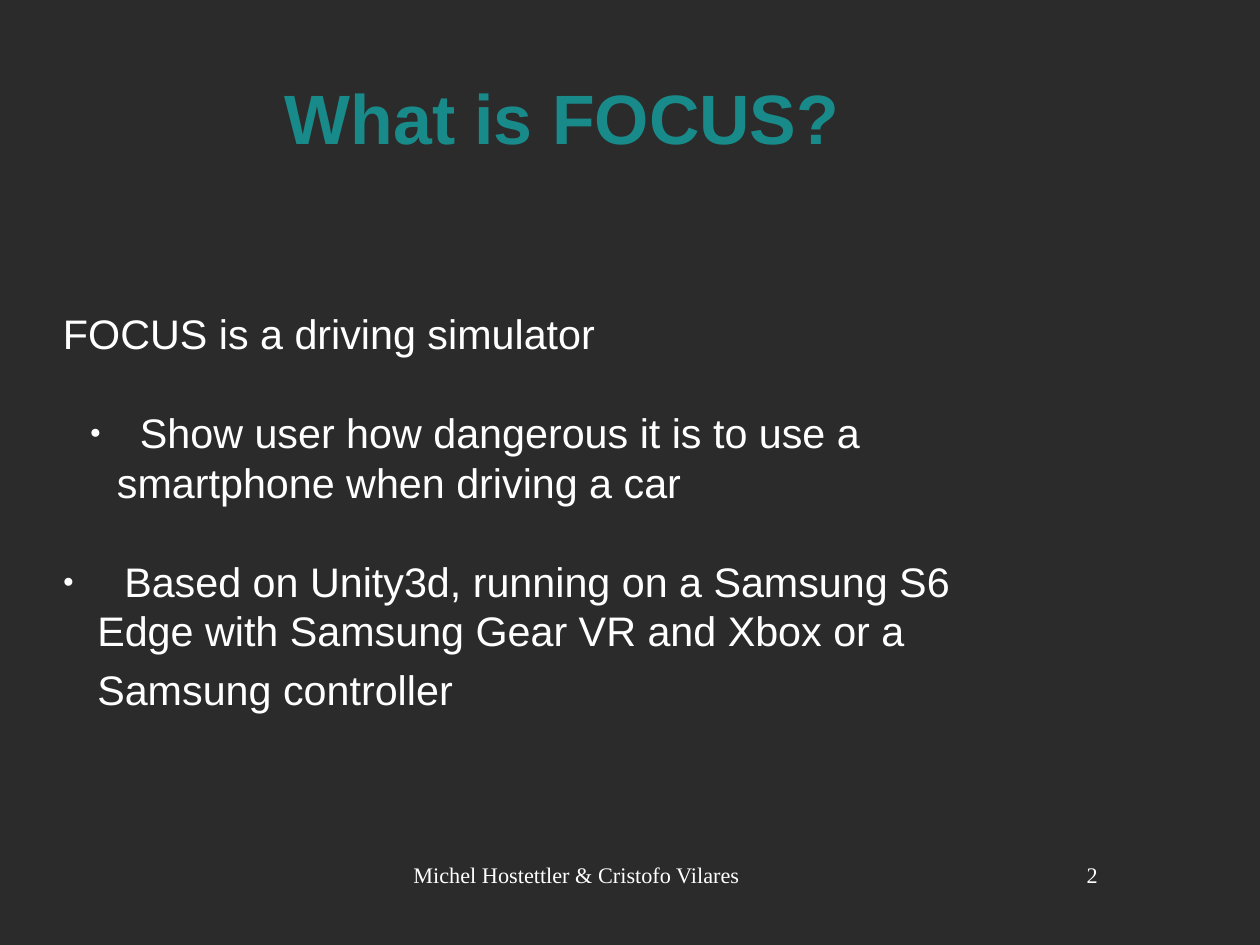
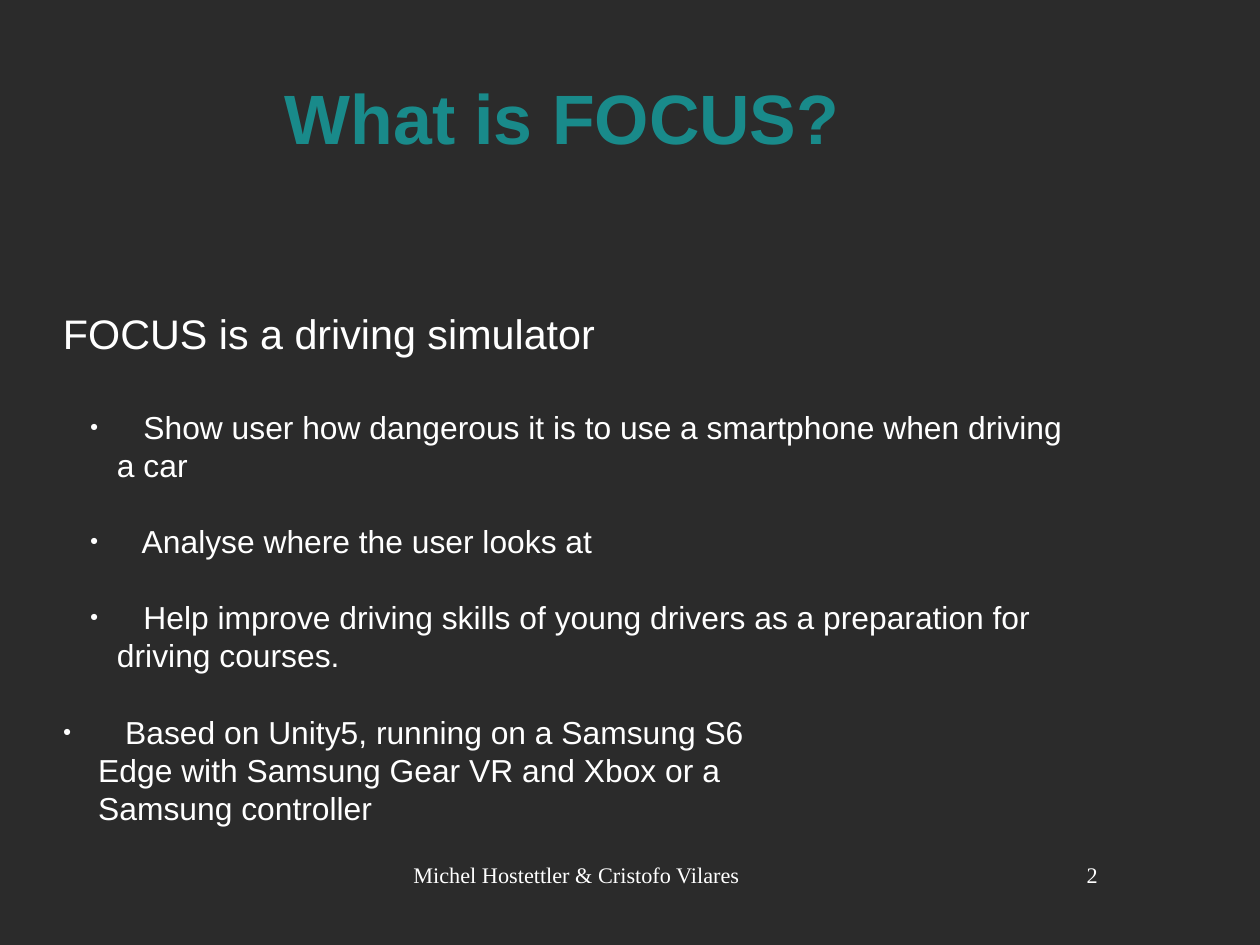
Before and after one commit to CrVilares/Focus_HackZurich, a slide deck: slide 2 of Focus-HackZurich/Presentation/Präsentation_Focus_HackZurich.odp. Drawn at 1260x945 pixels with LibreOffice and Linux fonts; fonts in the diff are those of the drawing; background and template pictures are left out; a plain dark background stands for a picture behind light text. Boxes give left, top, right and bottom in pixels: in the first picture for what was removed or moved away, otherwise in the second. Text is boxed around its words. In the diff, an @@ line names an element or a change of style, - is before the commit and + after.

Commit message:
präsentation new and reset focus-values

```diff
--- a/Focus-HackZurich/Presentation/Präsentation_Focus_HackZurich.odp
+++ b/Focus-HackZurich/Presentation/Präsentation_Focus_HackZurich.odp
@@ subtitle at box(98, 416, 1062, 826): size 26 to 20 pt in "Show user how dangerous it is to ...", "Edge with Samsung Gear VR and Xbox ...", "Samsung controller" @@
@@ subtitle at box(117, 530, 1030, 749): text changed; size 26 to 20 pt @@
-● Based on Unity3d, running on a Samsung S6
+  ● Analyse where the user looks at
+  ● Help improve driving skills of young drivers as a preparation for driving courses.
+● Based on Unity5, running on a Samsung S6
```
Also in this commit, not shown: 1 other slide changed, 15 other files.
